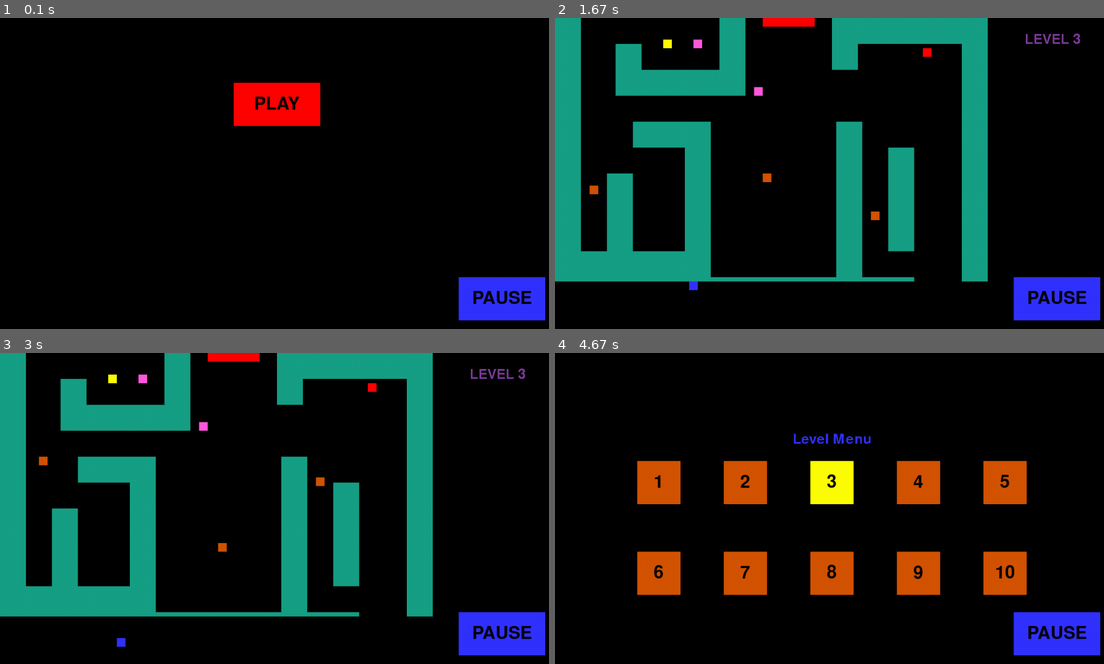
Above: before the commit, frames 1-4 (two rows, left to right).
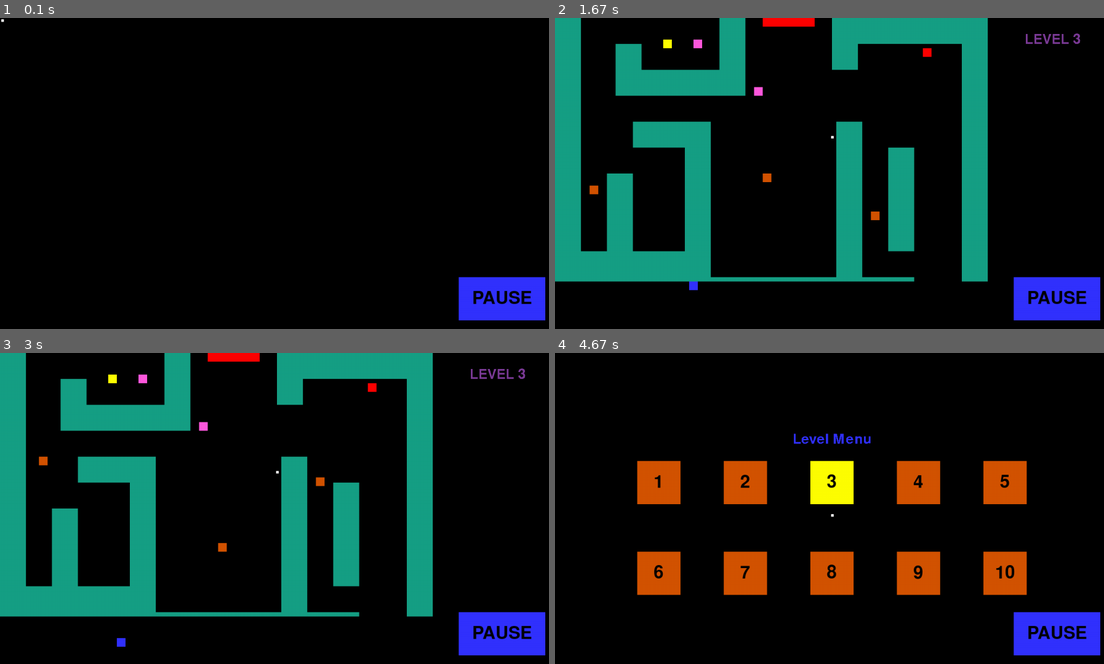
Above: after the commit, the same moments.

Repository: KUP9752/Kagan-Project
Game: pygame game, started from project testing.py
The game is run twice, just before and just after one commit, with the same random seed, the same clock (stepped at 60 frames per second) and the same inputs.
Inputs (mouse positions are in pixels of both pictures, inside the frame that each line leads up to):
- Up to frame 1 (0.1 s): no input
- Up to frame 2 (1.67 s): click (829, 105) at 0.38 s, where only the run before the commit has a clickable "PLAY"; click "3" at 0.72 s; hold D 1-1.47 s; hold W from 1.5 s (still down)
- Up to frame 3 (3 s): release W at 1.8 s; hold D 1.83-2.3 s; hold A 2.33-2.87 s; hold S from 2.9 s (still down)
- Up to frame 4 (4.67 s): release S at 3.2 s; hold A 3.23-3.63 s; hold W 3.67-4.03 s; click (1032, 617) at 4.12 s; click "LEVELS" at 4.45 s

The runs differ from the first frame. In frame 1, 2.1% of the frame differs, in the area x 0-59%, y 0-35%; in frame 2, less than 0.1%; in frame 3, less than 0.1%; in frame 4, less than 0.1%.

Commit message:
Update project testing.py

Diff:
--- a/project testing.py
+++ b/project testing.py
@@ -696,15 +696,15 @@
 
 
 ##  --  Button/Cursor Sprites and Groups --  ##
-##cursor_group = pygame.sprite.Group()
-##cursor = Cursor(WHITE, 500, 500)
-##cursor_group.add(cursor)
-
-
-##button_group = pygame.sprite.Group()
-##button_group.add(playbutton)
-
-##cursorbutton_hit_group = pygame.sprite.Group()
+cursor_group = pygame.sprite.Group()
+cursor = Cursor(WHITE, 500, 500)
+cursor_group.add(cursor)
+
+
+#button_group = pygame.sprite.Group()
+#button_group.add(playbutton)
+
+cursorbutton_hit_group = pygame.sprite.Group()
 
 ##---------------------------------------------------------------------Variables---------------------------------------------------------------------##
 game_over = False
@@ -886,8 +886,8 @@
 
 
     screen.fill(BLACK)
-##    cursor_group.update()
-##    cursor_group.draw(screen)
+    cursor_group.update()
+    cursor_group.draw(screen)
 
 
 
@@ -901,7 +901,8 @@
 
     if not level_running and not pause_menu:   #-whether a level is running
         if not play_game and not end_level:   #-nothing runnnig displays title screen
-            playbutton.draw(screen)
+            #playbutton.draw(screen)
+            x=1
         if play_game:       #-play pressed into level screen
             level_menu_title()
             for counter in range(0,10):
@@ -930,6 +931,7 @@
         player_group.update()
         enemy_group.update()
 
+
         if level_failed:
 
             level_failed_text()
